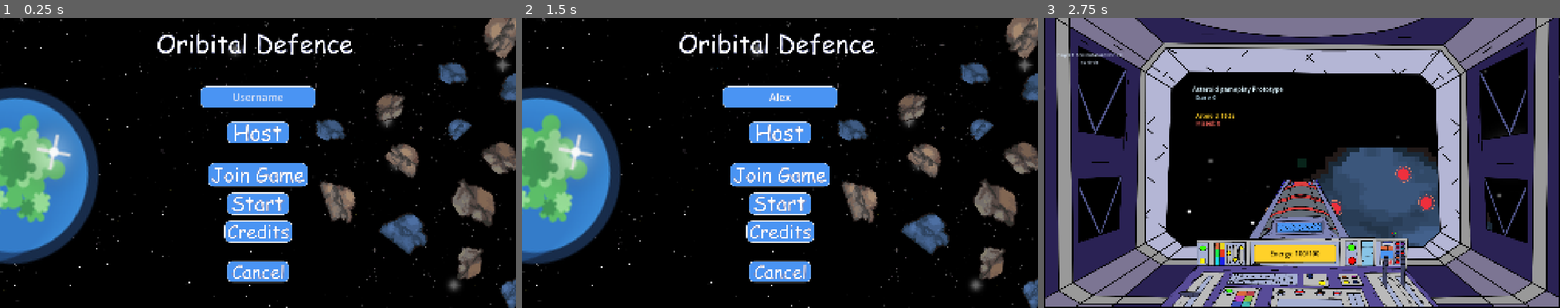
Above: before the commit, frames 1-3 (left to right).
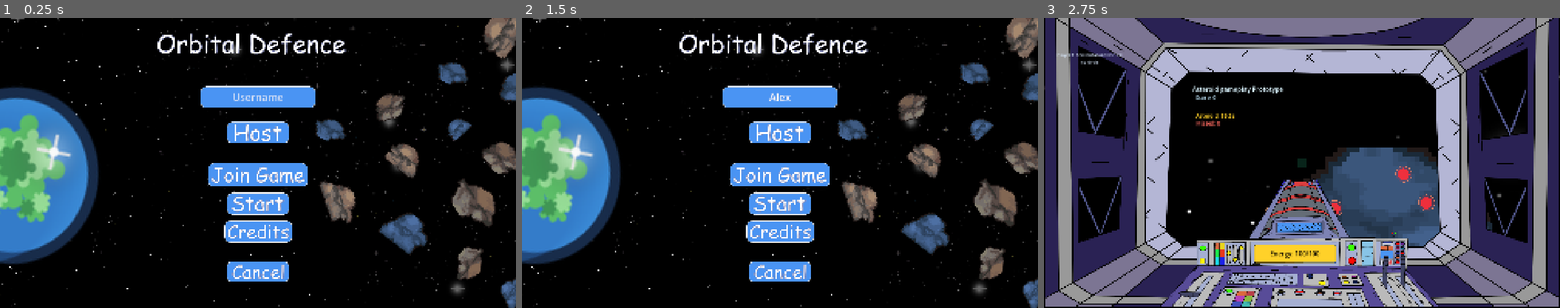
Above: after the commit, the same moments.

Repository: Spudoku/orbital-defense
Game: Godot game, scene res://scenes/control.tscn
Same seed, same stepped clock (60 frames per second), same inputs: the game is played once before the commit and once after it.
Inputs (mouse positions are in pixels of both pictures, inside the frame that each line leads up to):
- Up to frame 1 (0.25 s): no input
- Up to frame 2 (1.5 s): click (780, 96) at 0.52 s; type "Alex" at 0.6 s; click (780, 134) at 1.25 s
- Up to frame 3 (2.75 s): click (1302, 203) at 2 s

The runs differ from the first frame. In frame 1, 2.3% of the frame differs, in the area x 0-100%, y 0-100%; in frame 2, 2.3%; in frame 3, nothing differs.

Commit message:
Updated main menu

Diff:
--- a/scenes/control.tscn
+++ b/scenes/control.tscn
@@ -2,7 +2,7 @@
 
 [ext_resource type="Script" uid="uid://bcvegmotq3prb" path="res://scripts/caleb-scripts/MultiplayerController.gd" id="1_sjmnu"]
 [ext_resource type="PackedScene" uid="uid://pfo1m1ud0227" path="res://scenes/keyboard_tracing_prototype.tscn" id="2_r67kn"]
-[ext_resource type="Texture2D" uid="uid://cds6ohn0gk11o" path="res://assets/main_menu_background.png" id="3_menu"]
+[ext_resource type="Texture2D" uid="uid://c80qvxd3ivvop" path="res://assets/Main Menu.png" id="3_6pn8l"]
 [ext_resource type="Texture2D" uid="uid://8lccblaypk1m" path="res://assets/menu_username.png" id="4_username"]
 [ext_resource type="Texture2D" uid="uid://ctu3qe7wngrfk" path="res://assets/menu_host.png" id="5_host"]
 [ext_resource type="Texture2D" uid="uid://bsfhrchd1goo8" path="res://assets/menu_host_pressed.png" id="6_host_pressed"]
@@ -12,6 +12,7 @@
 [ext_resource type="Texture2D" uid="uid://h40uhi6hvj2e" path="res://assets/menu_start_pressed.png" id="10_start_pressed"]
 [ext_resource type="Texture2D" uid="uid://ccc2vgvttoamt" path="res://assets/menu_credits.png" id="11_credits"]
 [ext_resource type="Texture2D" uid="uid://88li1w2dreu6" path="res://assets/menu_credits_pressed.png" id="12_credits_pressed"]
+[ext_resource type="Texture2D" uid="uid://rfs731tvm6b3" path="res://assets/Cancel.png" id="13_0jf8d"]
 [ext_resource type="Texture2D" uid="uid://dfln45e201chc" path="res://assets/menu_cancel_pressed.png" id="13_cancel_pressed"]
 [ext_resource type="Texture2D" uid="uid://dvx556j36w34k" path="res://assets/credits_page.png" id="14_credits_page"]
 [ext_resource type="AudioStream" uid="uid://2yuj2y2lghx8" path="res://SFX/Atlas_Arena_Theme.mp3" id="15_music"]
@@ -43,7 +44,7 @@
 grow_horizontal = 2
 grow_vertical = 2
 mouse_filter = 2
-texture = ExtResource("3_menu")
+texture = ExtResource("3_6pn8l")
 expand_mode = 1
 
 [node name="RoomCode" type="LineEdit" parent="MenuCanvas" unique_id=1747149072]
@@ -161,6 +162,7 @@
 offset_right = 1074.0
 offset_bottom = 985.0
 mouse_default_cursor_shape = 2
+texture_normal = ExtResource("13_0jf8d")
 texture_pressed = ExtResource("13_cancel_pressed")
 
 [node name="CreditsCanvas" type="Control" parent="." unique_id=1286128652]
--- a/scripts/keyboard_tracing_prototype.gd
+++ b/scripts/keyboard_tracing_prototype.gd
@@ -756,8 +756,6 @@
 	if _cursor == null:
 		return
 
-	var screen_size: Vector2 = get_viewport_rect().size
-
 
 func _draw_aim_overlay() -> void:
 	if game_state != GameState.Playing:
Binary file added: assets/Cancel.png
Not shown, added: assets/Cancel.png.import
Binary file added: assets/Main Menu.png
Not shown, added: assets/Main Menu.png.import
